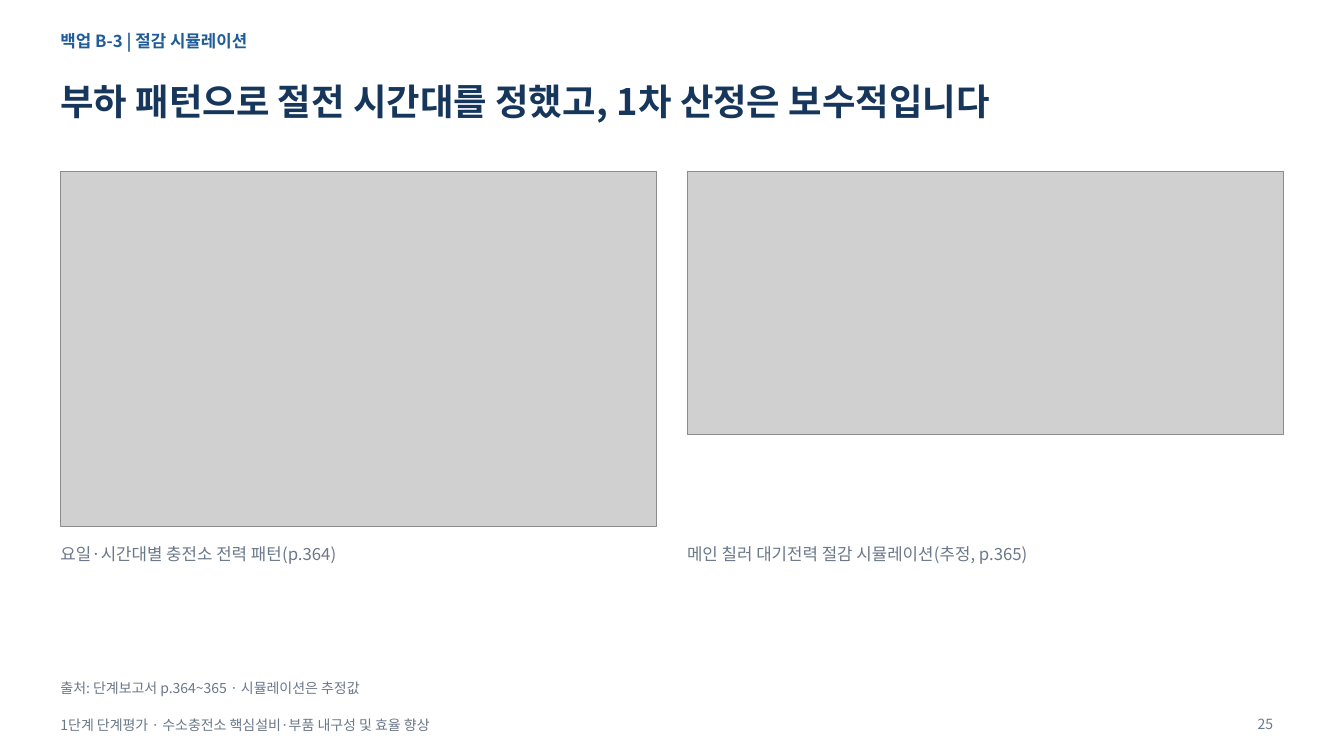
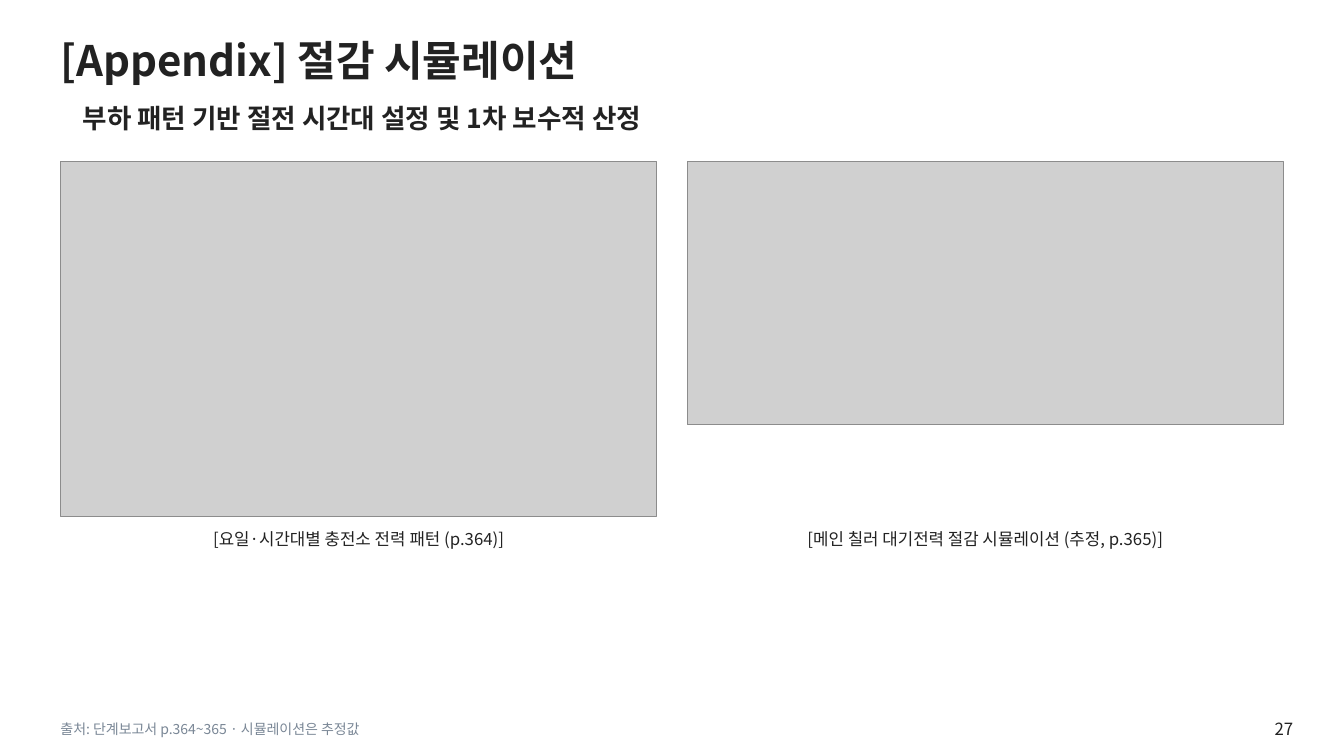
Before and after one commit to jungdw180-debug/h2, a slide deck: slide 27 of slides/1단계_단계평가_본평가판.pptx (slide 25 before the commit). Drawn at 1344x756 pixels with LibreOffice and Linux fonts; fonts in the diff are those of the drawing; grey boxes stand for pictures; background and template pictures are left out. Boxes give left, top, right and bottom in pixels: in the first picture for what was removed or moved away, otherwise in the second. Text is boxed around its words. In the diff, an @@ line names an element or a change of style, - is before the commit and + after.

```diff
--- a/slides/1단계_단계평가_본평가판.pptx
+++ b/slides/1단계_단계평가_본평가판.pptx
@@ title "[Appendix] 절감 시뮬레이션" at (x1=60, y1=40, x2=577, y2=85): vertical alignment top to middle @@
@@ title at (x1=60, y1=40, x2=577, y2=85): text changed; size 12 to 30 pt; text colour #1F5C99 to #222222 @@
-백업 B-3 | 절감 시뮬레이션
+[Appendix] 절감 시뮬레이션
@@ text at (x1=83, y1=105, x2=641, y2=131): text changed; size 26 to 19 pt; text colour #16365C to #222222 @@
-부하 패턴으로 절전 시간대를 정했고, 1차 산정은 보수적입니다
+부하 패턴 기반 절전 시간대 설정 및 1차 보수적 산정
@@ picture moved from (x1=60, y1=171, x2=657, y2=526) to (x1=60, y1=161, x2=657, y2=516) @@
@@ picture moved from (x1=688, y1=171, x2=1285, y2=436) to (x1=688, y1=161, x2=1285, y2=425) @@
@@ text at (x1=213, y1=531, x2=504, y2=549): text changed; text colour #6B7889 to #222222 @@
-요일·시간대별 충전소 전력 패턴(p.364)
+[요일·시간대별 충전소 전력 패턴 (p.364)]
@@ text at (x1=807, y1=531, x2=1163, y2=549): text changed; text colour #6B7889 to #222222 @@
-메인 칠러 대기전력 절감 시뮬레이션(추정, p.365)
+[메인 칠러 대기전력 절감 시뮬레이션 (추정, p.365)]
@@ text "출처: 단계보고서 p.364~365 · 시뮬레이션은 ..." moved from (x1=60, y1=681, x2=360, y2=696) to (x1=60, y1=722, x2=360, y2=737) @@
@@ text "출처: 단계보고서 p.364~365 · 시뮬레이션은 ..." at (x1=60, y1=722, x2=360, y2=737): text colour #6B7889 to #7A8796 @@
@@ text removed at (x1=60, y1=718, x2=430, y2=731) @@
-1단계 단계평가 · 수소충전소 핵심설비·부품 내구성 및 효율 향상
@@ page number removed at (x1=1258, y1=718, x2=1274, y2=729) @@
-25
@@ page number added at (x1=1275, y1=722, x2=1294, y2=735), 12 pt, text #222222 @@
+27
```
Also in this commit, not shown: 22 other slides changed, 4 slides added, 2 slides removed, 6 other files.
